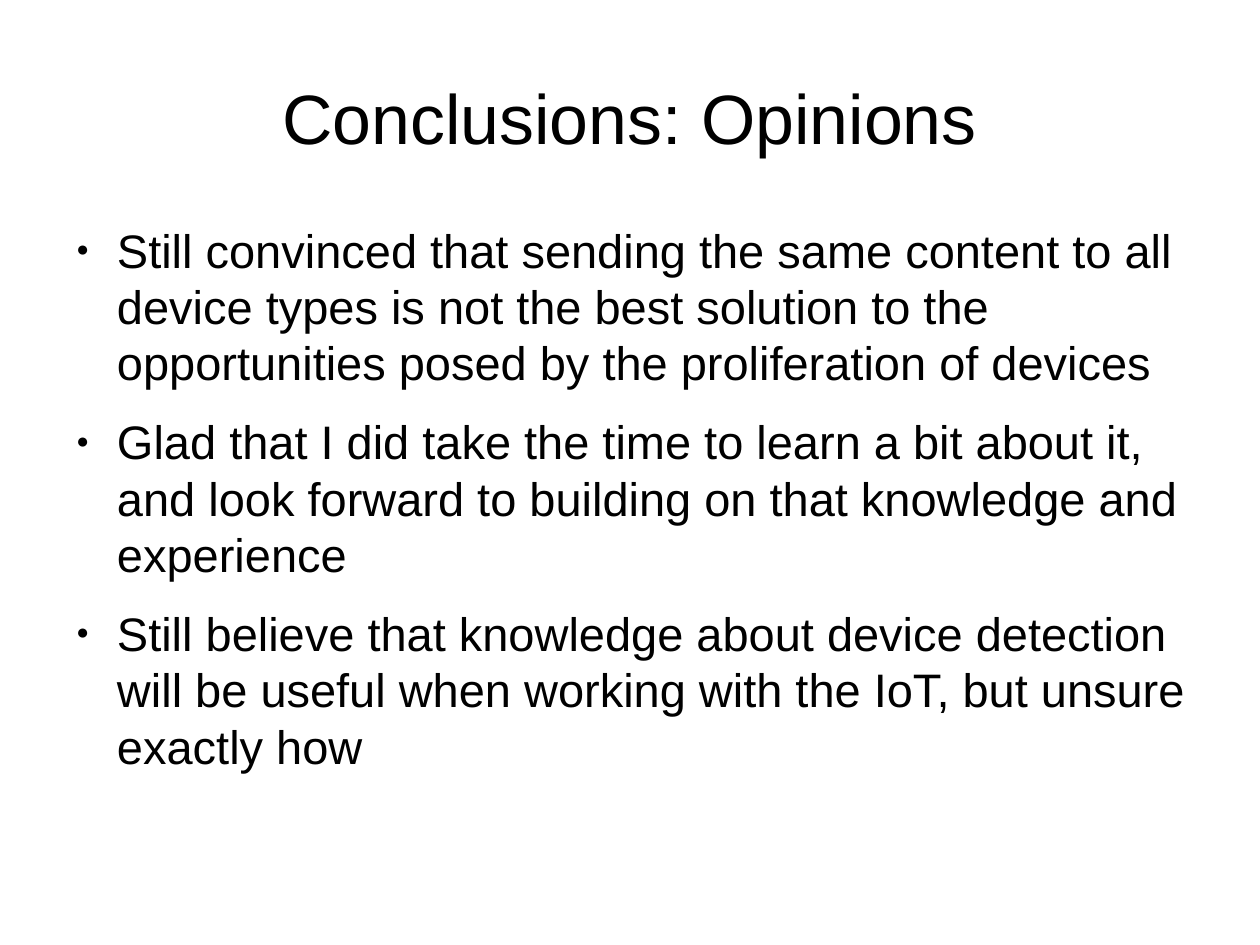
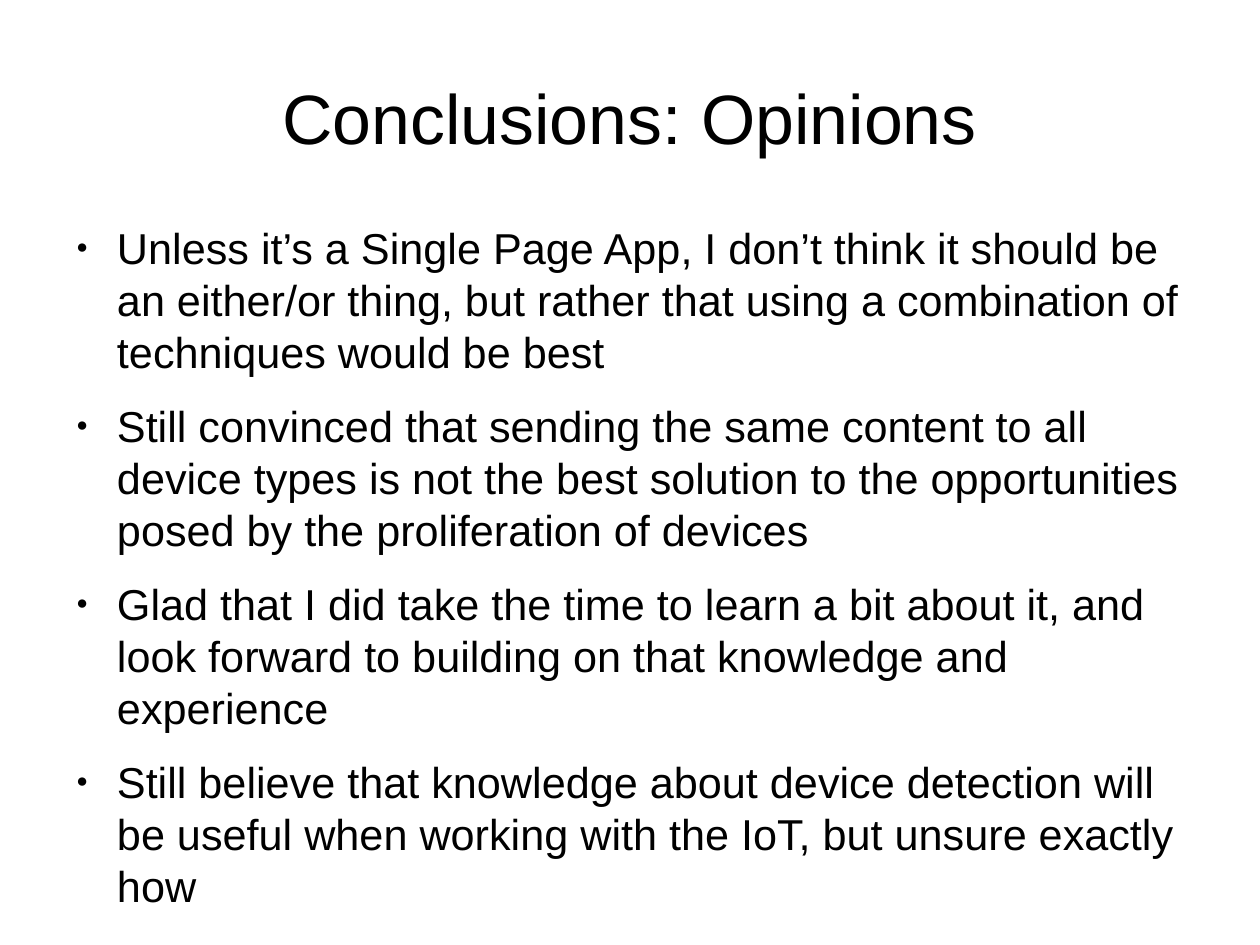
Before and after one commit to tomwhartung/jmws_accoutrements, a slide deck: slide 29 of presentations/2016_07-Drupal/9-slides.odp (slide 26 before the commit). Drawn at 1260x945 pixels with LibreOffice and Linux fonts; fonts in the diff are those of the drawing. Boxes give left, top, right and bottom in pixels: in the first picture for what was removed or moved away, otherwise in the second. Text is boxed around its words. In the diff, an @@ line names an element or a change of style, - is before the commit and + after.

```diff
--- a/presentations/2016_07-Drupal/9-slides.odp
+++ b/presentations/2016_07-Drupal/9-slides.odp
@@ text at bbox=[117, 232, 1178, 376]: paragraph added @@
+● Unless it’s a Single Page App, I don’t think it should be an either/or thing, but rather that using a combination of techniques would be best
@@ text at bbox=[117, 410, 1178, 903]: size 29.6 to 27.2 pt in "Still convinced that sending the same content ...", "Glad that I did take the time ...", "Still believe that knowledge about device detection ..." @@
```
Also in this commit, not shown: 5 other slides changed, 4 slides added, 1 slide removed.
